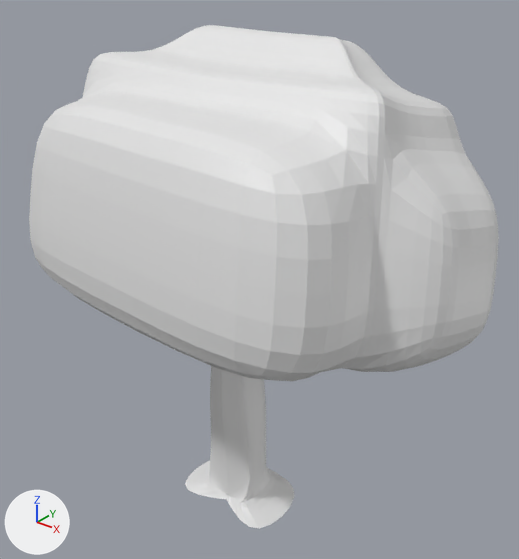
An edit to the Blender file Blender/Plants/mapletree.blend, drawn before and after from the same camera.
Camera for both pictures: a camera (50 mm lens) standing at (21.0, -24.9, 29.1) and looking at (0.3, 1.0, 13.1). The axes (+X, +Y, +Z) are drawn at lower left. The lights are the same throughout.
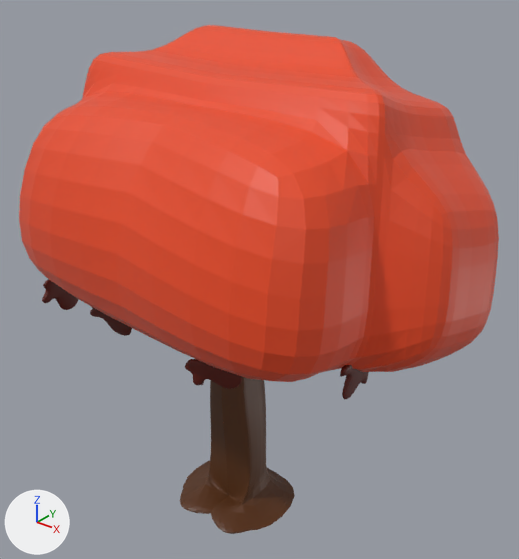
Where the change shows, as pixel boxes (x1, y1, x2, y2) in the pictures (519 x 559 px; the box of a moved part takes in the faces that stretch with it):
'Cube', recoloured, reshaped (white to red): before (29, 25, 499, 529); after (19, 25, 499, 534)
part 1 of me_cube, added (brown): after (42, 279, 79, 310)
part 2 of me_cube, added (brown): after (340, 365, 369, 399)
part 3 of me_cube, added: after (90, 307, 132, 336)
part 4 of me_cube, added (red): after (185, 359, 242, 389)
part 5 of me_cube, built on: before (189, 481, 256, 524); after (180, 484, 251, 534)
part 6 of me_cube, moved or reshaped: before (29, 91, 361, 381); after (19, 92, 360, 382)
part 7 of me_cube, recoloured (white to brown): (185, 377, 295, 529) in both

The change, as a diff of the scene's bpy script:
```diff
--- a/Blender/Plants/mapletree.blend.py
+++ b/Blender/Plants/mapletree.blend.py
@@ mat_material @@
 mat_material = principled_material('Material')
-mat_material.base_color = (0.8, 0.8, 0.8)  # white #e7e7e7
+mat_material.base_color = (0.816, 0.0641, 0.0111)  # orange #e9481b
@@ mat_material_002 @@
+mat_material_002 = principled_material('Material.002')
+mat_material_002.base_color = (0.105, 0.00574, 0.0)  # dark red #5b1100
@@ mat_material_001 @@
+mat_material_001 = principled_material('Material.001')
+mat_material_001.base_color = (0.0991, 0.0317, 0.00665)  # brown #593213
@@ me_cube @@
 # used by ob_cube; location = (0.0, 0.0, 0.0)
 # verts and faces of me_cube; kept vertices keep their numbers, new ones are numbered from 231
 # before: 68 (-0.2, -7.2, 17.8), 83 (-9.3, -6.9, 18.0), 84 (-8.8, -5.9, 23.2), 85 (-0.2, -6.2, 23.0), 187 (9.1, -8.2, 17.9)
 # before: 188 (8.6, -7.1, 23.1)
-me_cube.from_pydata(...)  # 231 vertices, 248 faces; spans x -11.9..12.4, y -8.9..10.0, z 0.0..25.3
+me_cube.from_pydata(...)  # 695 vertices, 657 faces; spans x -11.9..12.4, y -8.9..10.0, z 0.0..25.3
+# me_cube part 1: a new loose piece of 57 vertices spanning x -7.1..-6.8, y -7.1..-3.9, z 11.5..14.0
+# me_cube part 2: a new loose piece of 57 vertices spanning x 7.9..8.5, y -3.7..-0.8, z 10.8..13.9, in mat_material_002 (dark red #5b1100)
+# me_cube part 3: a new loose piece of 57 vertices spanning x -4.7..-1.6, y -6.4..-4.9, z 11.1..13.7, in mat_material_002 (dark red #5b1100)
+# me_cube part 4: a new loose piece of 57 vertices spanning x 2.3..5.2, y -6.9..-5.4, z 11.3..14.2, in mat_material_002 (dark red #5b1100)
+# me_cube part 5
+# 2 faces are deleted
+# 8 vertices are added at x -2.4..2.5, y -4.6..-2.6, z 0.0..0.6
+# 8 new faces join them, mat_material_001 (brown #593213)
+# 2 new faces join them, mat_material (orange #e9481b)
+# me_cube part 6
+verts[68] = (-0.3, -7.8, 18.8)  # moved
+verts[83] = (-9.1, -8.3, 18.2)  # moved
+verts[84] = (-9.0, -5.5, 22.7)  # moved
+verts[85] = (-0.2, -4.3, 22.9)  # moved
+verts[187] = (8.8, -8.8, 17.7)  # moved
+verts[188] = (8.8, -6.9, 22.7)  # moved
+# me_cube part 7: 56 faces spanning x -3.7..3.7, y -3.7..2.4, z 0.0..11.0 switch from mat_material (white #e7e7e7) to mat_material_001 (brown #593213)
+me_cube.materials.append(mat_material_002)  # dark red #5b1100
```
